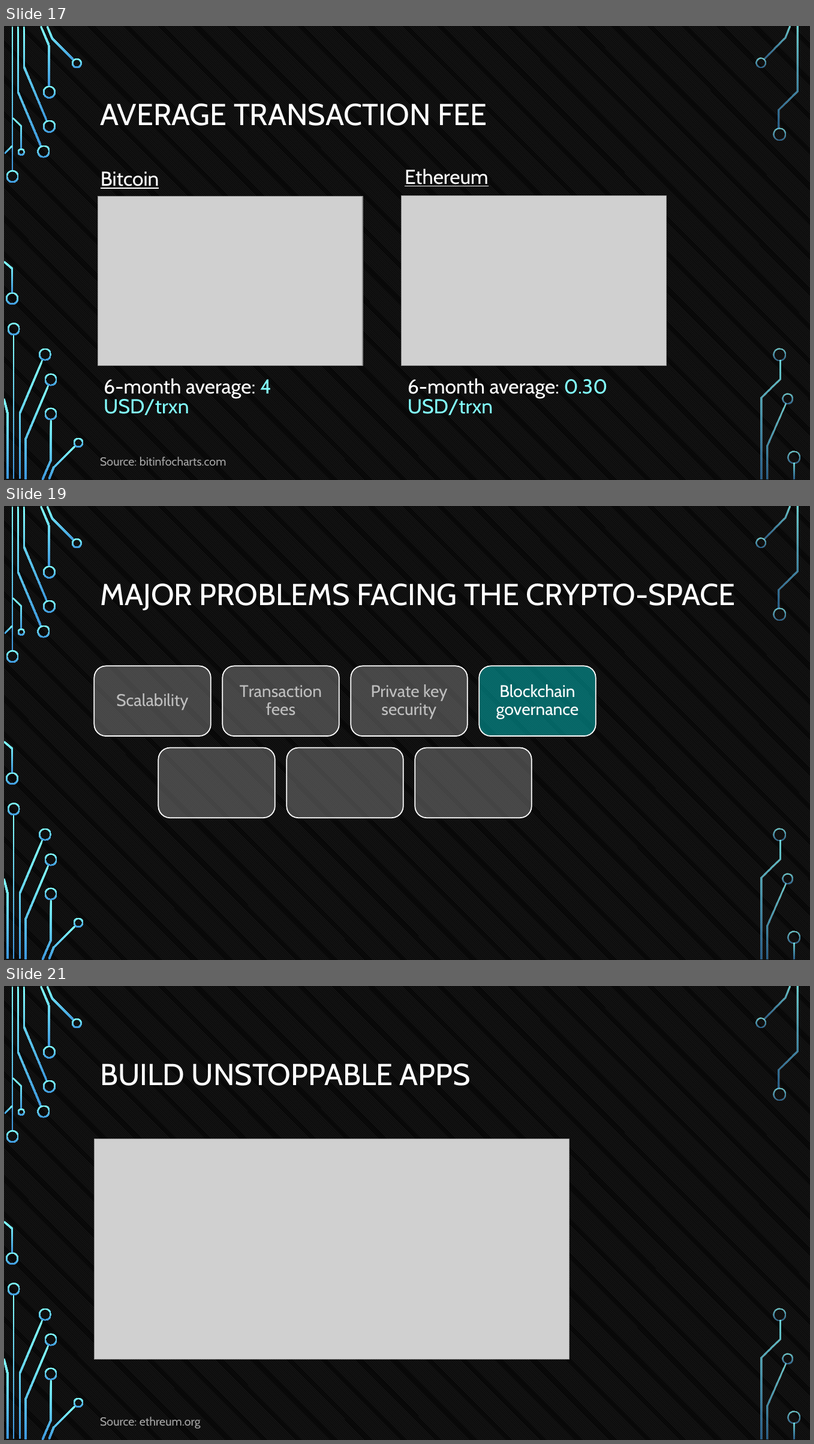
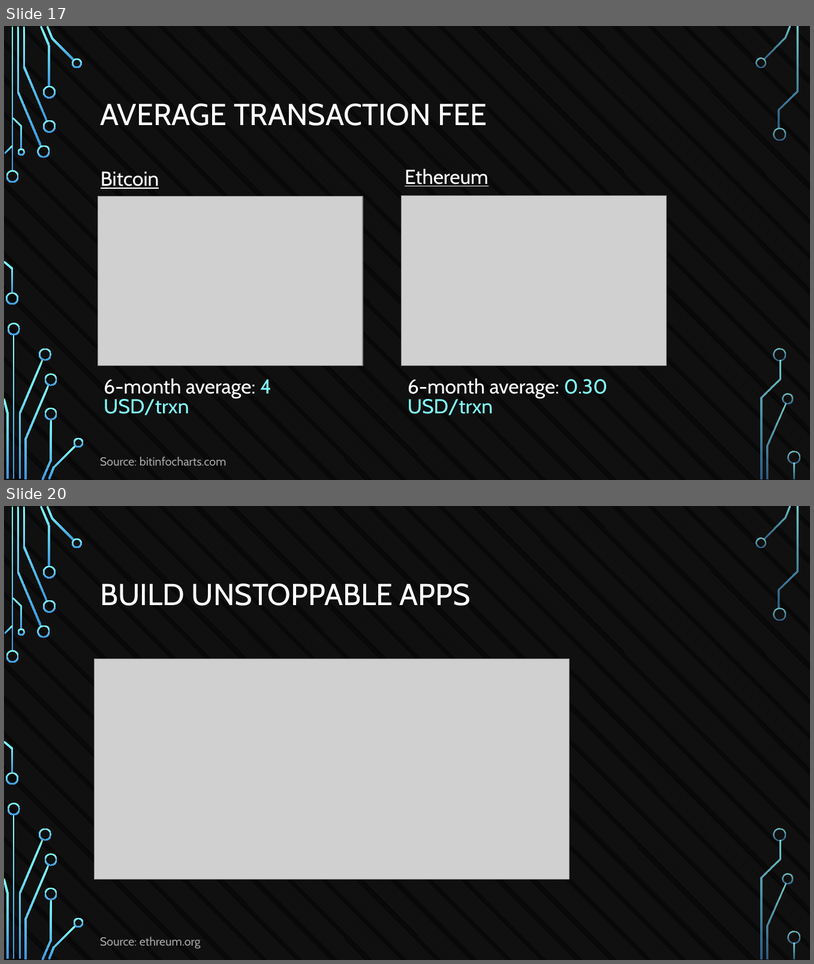
Before and after one commit to tokenika/tokenika.github.io, a slide deck: WarsawBlock(3).pptx. Shown one above the other, each under a label of ours: slides 17, 19 and 21 before the commit, slides 17 and 20 after it; the slides between them are not shown. The pictures are 814x1444 and 814x964 pixels, drawn with LibreOffice and Linux fonts; fonts in the diff are those of the drawing; grey boxes stand for pictures; background and template pictures are left out. Boxes give left, top, right and bottom in pixels: in the first picture for what was removed or moved away, otherwise in the second. Text is boxed around its words. In the diff, an @@ line names an element or a change of style, - is before the commit and + after.

```diff
--- a/WarsawBlock(3).pptx
+++ b/WarsawBlock(3).pptx
@@ slide 19 removed at <box>4,506,810,960</box>, background pattern #595959 on #000000; not listed: 36 template elements that a slide beside it also shows @@
@@ title removed at <box>100,583,736,610</box> @@
-MAJOR PROBLEMS FACING THE CRYPTO-SPACE
@@ group removed at <box>94,666,596,817</box>: 7 rounded rectangles, 4 texts @@
-Scalability
-Transaction fees
-Private key security
-Blockchain governance
@@ what was slide 21 is now slide 20 @@
```
Also in this commit, not shown: 8 slides changed, 1 other file.
